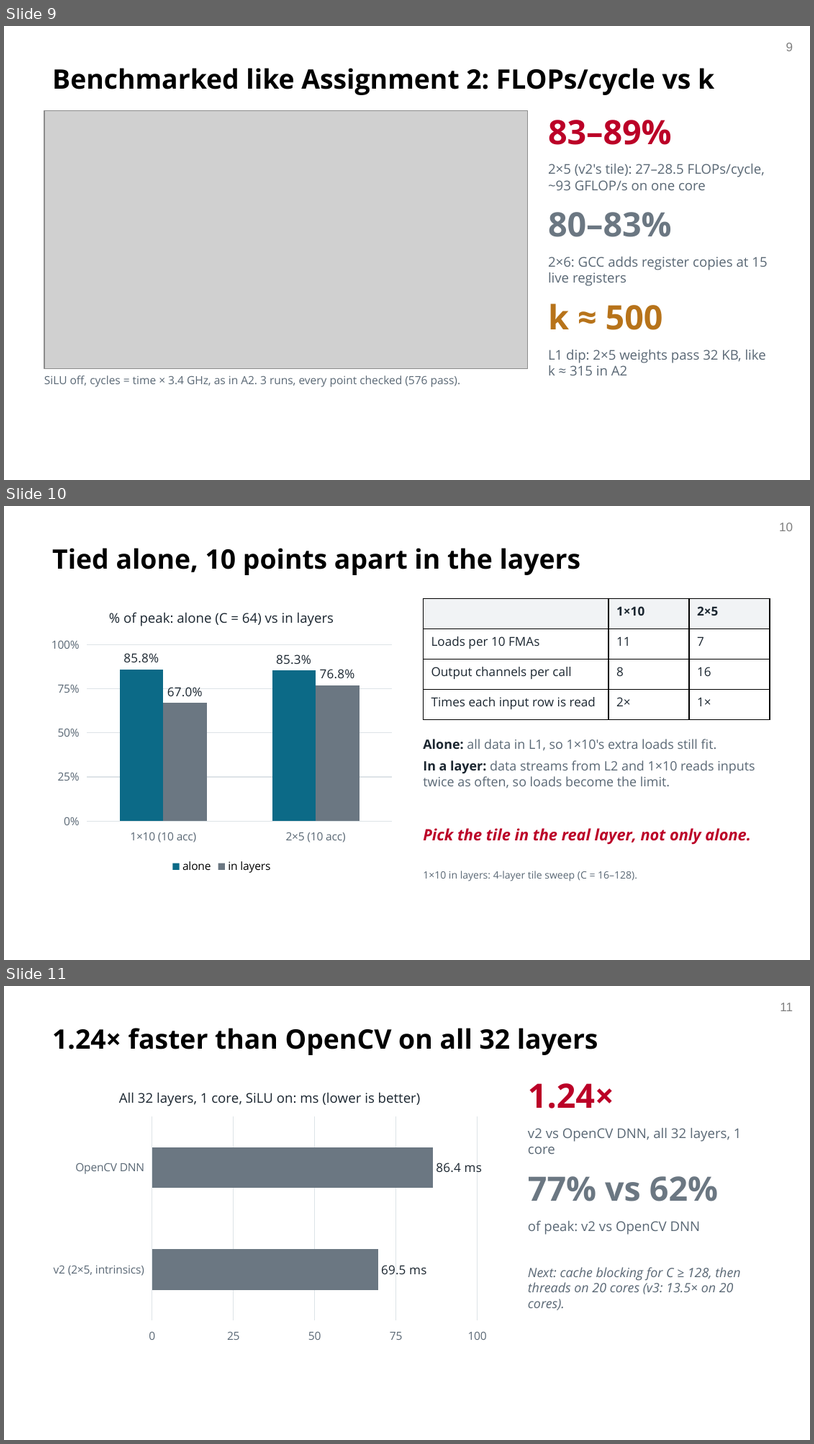
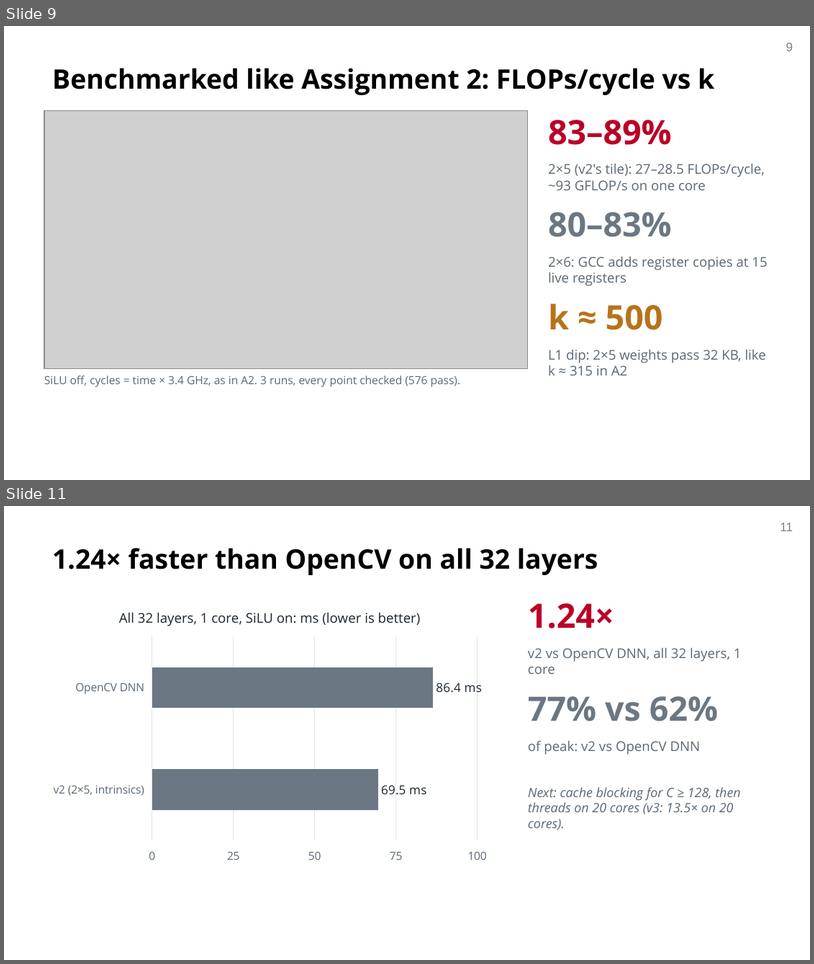
Before and after one commit to OTANK10/fast-yolov8-broadwell, a slide deck: docs/milestone/om/slides/om_mid_presentation_cmu.pptx. Shown one above the other, each under a label of ours: slides 9, 10 and 11 before the commit, slides 9 and 11 after it; the slides between them are not shown. The pictures are 814x1444 and 814x964 pixels, drawn with LibreOffice and Linux fonts; fonts in the diff are those of the drawing; grey boxes stand for pictures; background and template pictures are left out. Boxes give left, top, right and bottom in pixels: in the first picture for what was removed or moved away, otherwise in the second. Text is boxed around its words. In the diff, an @@ line names an element or a change of style, - is before the commit and + after.

```diff
--- a/docs/milestone/om/slides/om_mid_presentation_cmu.pptx
+++ b/docs/milestone/om/slides/om_mid_presentation_cmu.pptx
@@ slide 10 removed at (x1=4, y1=506, x2=810, y2=960), background #FFFFFF; not listed: 1 template element that a slide beside it also shows @@
@@ title removed at (x1=52, y1=548, x2=581, y2=575) @@
-Tied alone, 10 points apart in the layers
@@ column chart removed at (x1=44, y1=595, x2=399, y2=877) @@
-title "% of peak: alone (C = 64) vs in layers"
-categories: 1×10 (10 acc), 2×5 (10 acc)
-alone: 85.8, 85.3
-in layers: 67, 76.8
@@ table removed at (x1=423, y1=599, x2=770, y2=720), 4 rows, 3 columns @@
- | 1×10 | 2×5
-Loads per 10 FMAs | 11 | 7
-Output channels per call | 8 | 16
-Times each input row is read | 2× | 1×
@@ text removed at (x1=423, y1=739, x2=755, y2=788) @@
-Alone: all data in L1, so 1×10's extra loads still fit.
-In a layer: data streams from L2 and 1×10 reads inputs twice as often, so loads become the limit.
@@ text removed at (x1=423, y1=828, x2=751, y2=844) @@
-Pick the tile in the real layer, not only alone.
@@ text removed at (x1=423, y1=870, x2=638, y2=881) @@
-1×10 in layers: 4-layer tile sweep (C = 16–128).
```
Also in this commit, not shown: 1 slide added, 1 other file.
